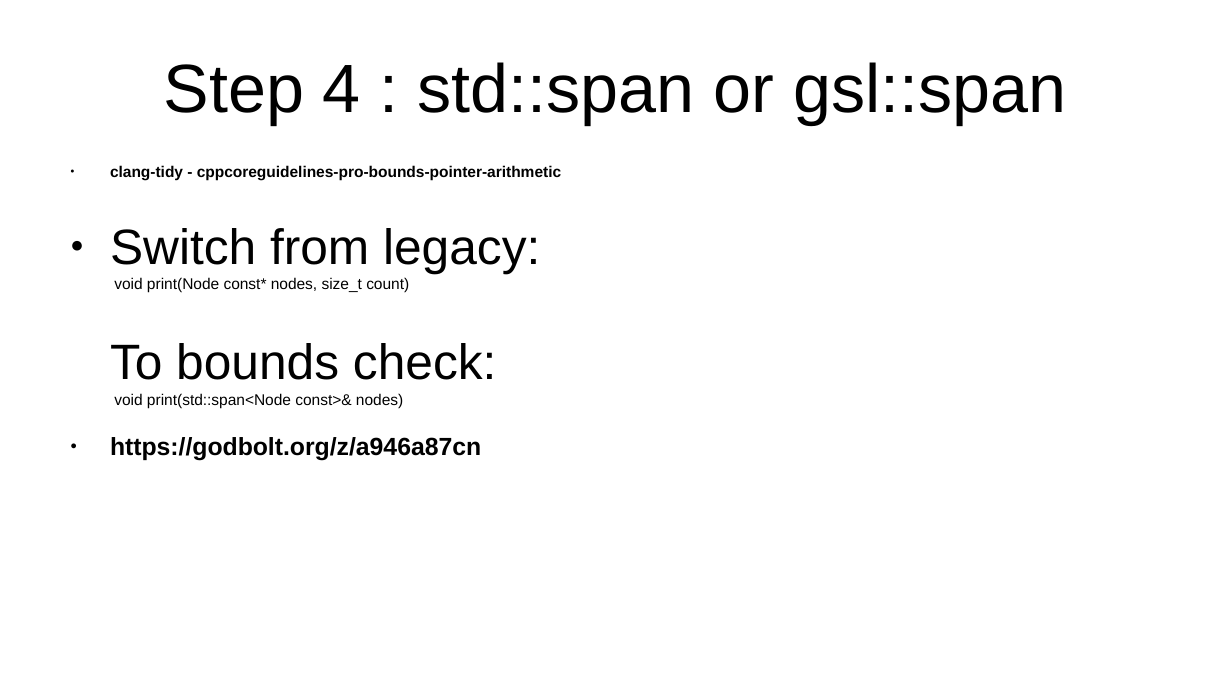
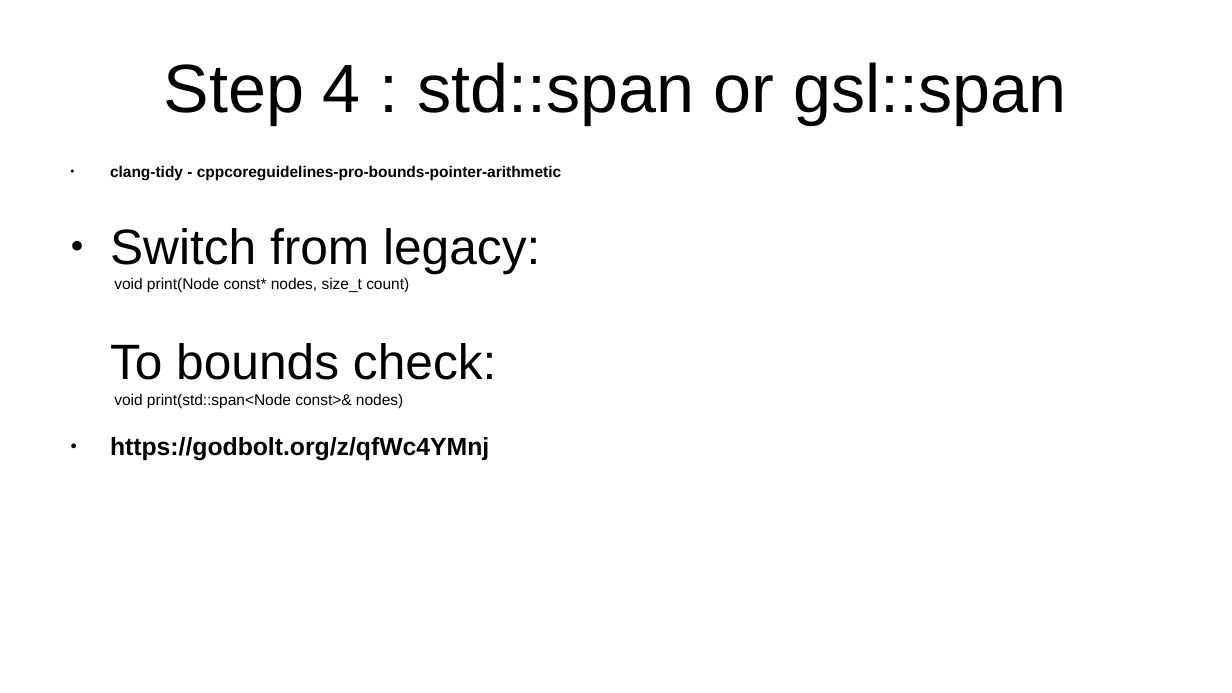
Before and after one commit to marcpawl/nullptr, a slide deck: slide 28 of slideshow.odp (slide 24 before the commit). Drawn at 1232x693 pixels with LibreOffice and Linux fonts; fonts in the diff are those of the drawing. Boxes give left, top, right and bottom in pixels: in the first picture for what was removed or moved away, otherwise in the second. Text is boxed around its words. In the diff, an @@ line names an element or a change of style, - is before the commit and + after.

```diff
--- a/slideshow.odp
+++ b/slideshow.odp
@@ text at <box>110,437,489,461</box>: text changed @@
-● https://godbolt.org/z/a946a87cn
+● https://godbolt.org/z/qfWc4YMnj
```
Also in this commit, not shown: 19 other slides changed, 7 slides added, 1 other file.
